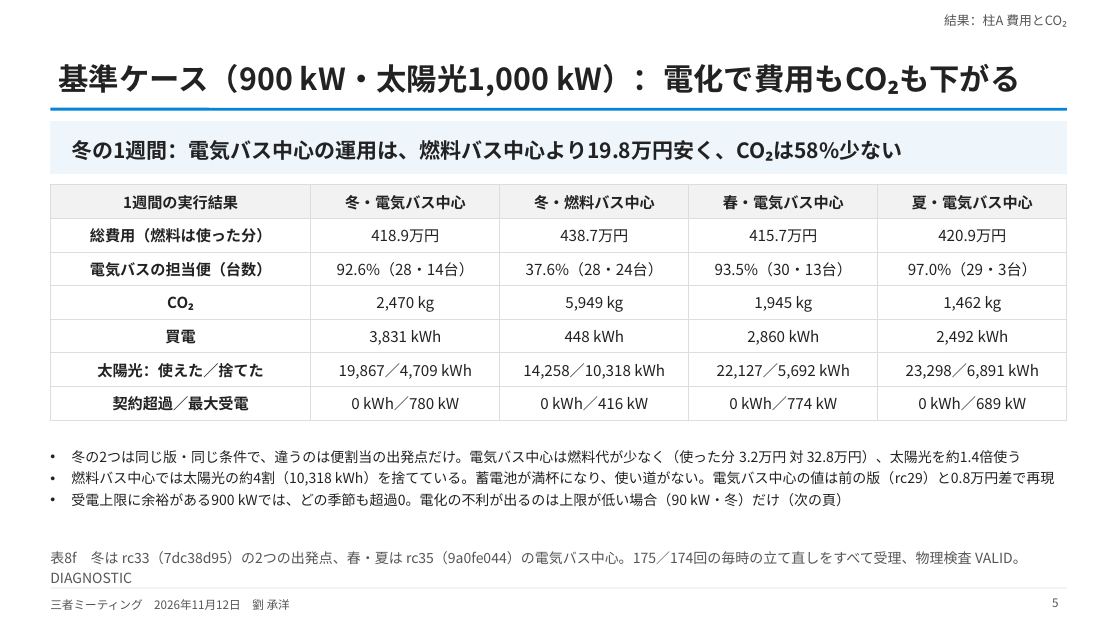
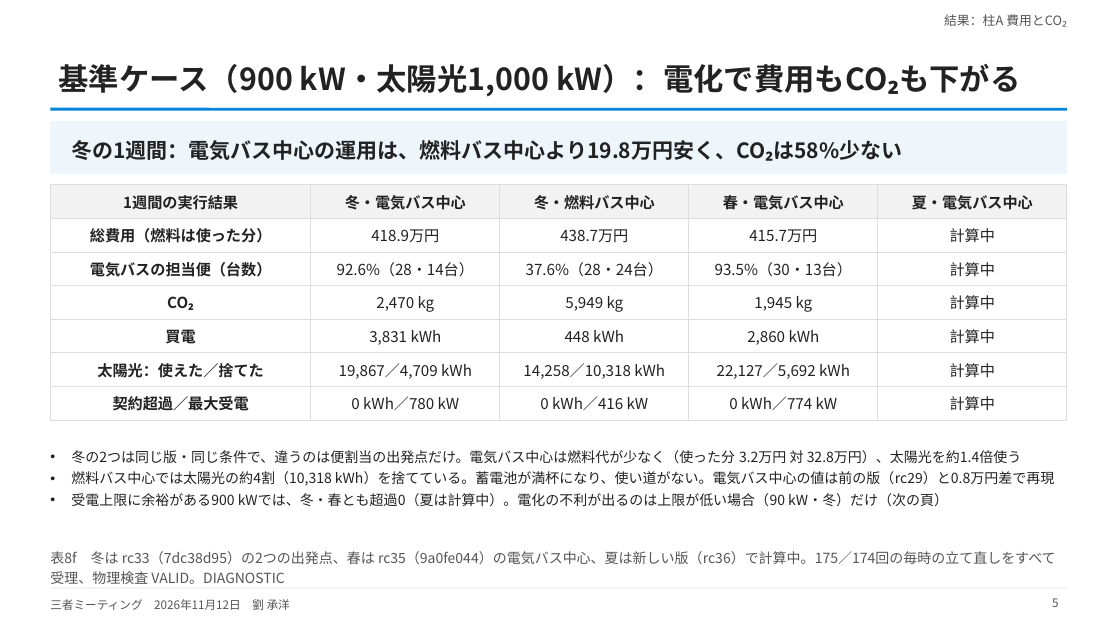
Before and after one commit to CYLIU2003/master-course, a slide deck: slide 5 of outcome/2026-11-12_three_party/three_party_20261112.pptx. Drawn at 1120x630 pixels with LibreOffice and Linux fonts; fonts in the diff are those of the drawing. Boxes give left, top, right and bottom in pixels: in the first picture for what was removed or moved away, otherwise in the second. Text is boxed around its words. In the diff, an @@ line names an element or a change of style, - is before the commit and + after.

```diff
--- a/outcome/2026-11-12_three_party/three_party_20261112.pptx
+++ b/outcome/2026-11-12_three_party/three_party_20261112.pptx
@@ table at [50,185,1067,415] @@
-row 2, column 5: 420.9万円
+row 2, column 5: 計算中
-row 3, column 5: 97.0%（29・3台）
+row 3, column 5: 計算中
-row 4, column 5: 1,462 kg
+row 4, column 5: 計算中
-row 5, column 5: 2,492 kWh
+row 5, column 5: 計算中
-row 6, column 5: 23,298／6,891 kWh
+row 6, column 5: 計算中
-row 7, column 5: 0 kWh／689 kW
+row 7, column 5: 計算中
@@ text at [71,493,948,506]: text changed @@
-• 受電上限に余裕がある900 kWでは、どの季節も超過0。電化の不利が出るのは上限が低い場合（90 kW・冬）だけ（次の頁）
+• 受電上限に余裕がある900 kWでは、冬・春とも超過0（夏は計算中）。電化の不利が出るのは上限が低い場合（90 kW・冬）だけ（次の頁）
@@ text at [50,551,1056,584]: text changed @@
-表8f 冬は rc33（7dc38d95）の2つの出発点、春・夏は rc35（9a0fe044）の電気バス中心。175／174回の毎時の立て直しをすべて受理、物理検査 VALID。DIAGNOSTIC
+表8f 冬は rc33（7dc38d95）の2つの出発点、春は rc35（9a0fe044）の電気バス中心、夏は新しい版（rc36）で計算中。175／174回の毎時の立て直しをすべて受理、物理検査 VALID。DIAGNOSTIC
```
Also in this commit, not shown: 9 other slides changed, 8 other files.
